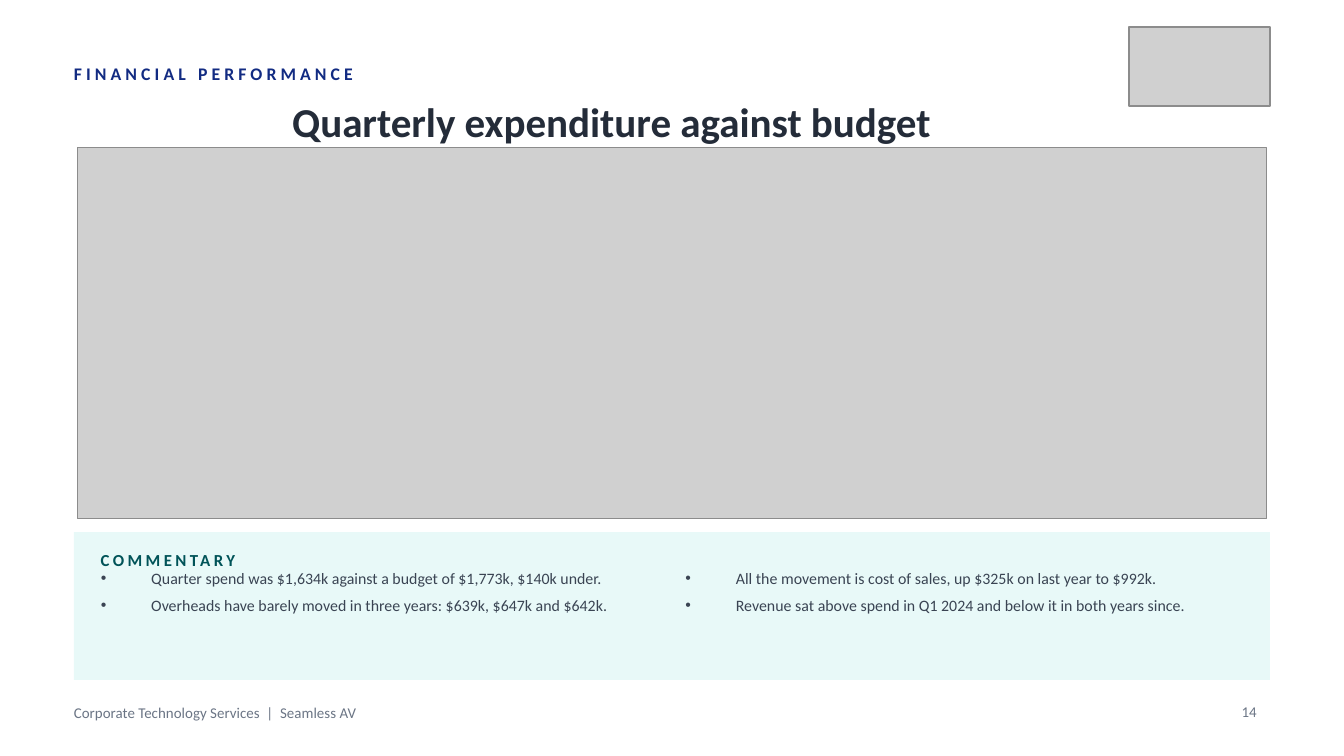
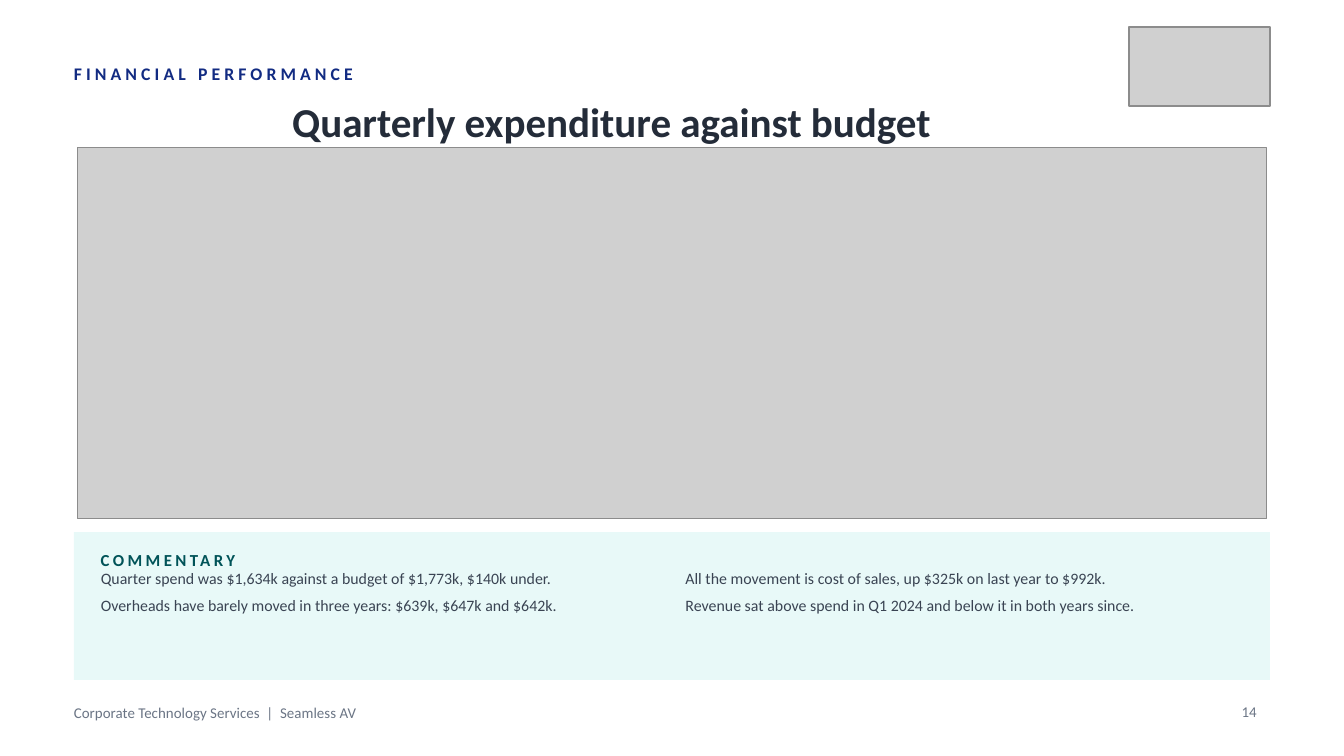
Before and after one commit to WesleyNelson-O33/Claude, a slide deck: slide 14 of deck/CTS Monthly Business Review - 30092026.pptx. Drawn at 1344x756 pixels with LibreOffice and Linux fonts; fonts in the diff are those of the drawing; grey boxes stand for pictures. Boxes give left, top, right and bottom in pixels: in the first picture for what was removed or moved away, otherwise in the second. Text is boxed around its words. In the diff, an @@ line names an element or a change of style, - is before the commit and + after.

```diff
--- a/deck/CTS Monthly Business Review - 30092026.pptx
+++ b/deck/CTS Monthly Business Review - 30092026.pptx
@@ text "Quarter spend was $1,634k against ..." at (101,573,556,614): bullet • to none @@
@@ text "All the movement is cost ..." at (685,573,1134,614): bullet • to none @@
```
Also in this commit, not shown: 38 other slides changed, 1 other file.
